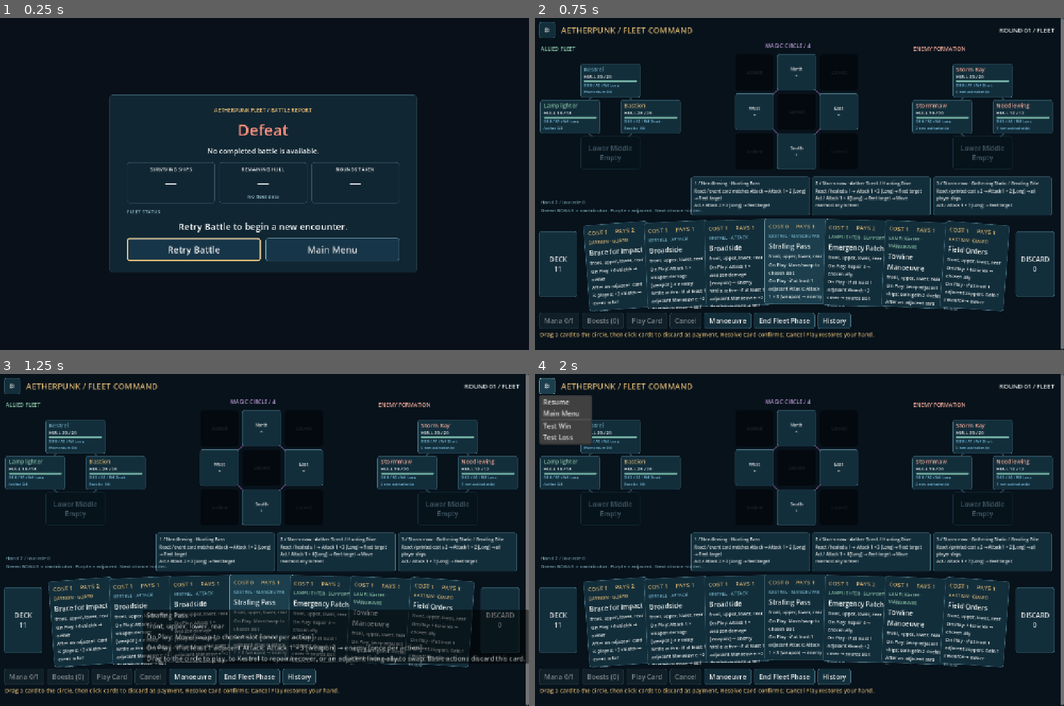
Above: before the commit, frames 1-4 (two rows, left to right).
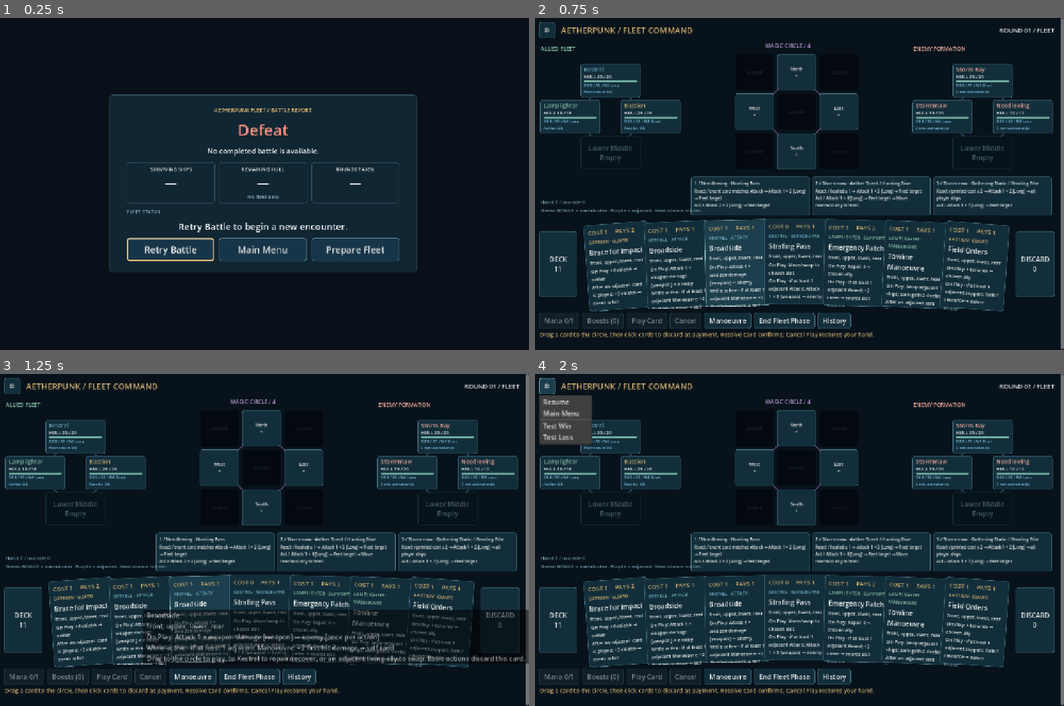
Above: after the commit, the same moments.

Repository: jkeywo/aetherpunk-fleet
Game: Godot game, scene res://scenes/defeat.tscn
Same seed, same stepped clock (60 frames per second), same inputs: the game is played once before the commit and once after it. This scene is started directly instead of the project's main scene.
Inputs:
- Up to frame 1 (0.25 s): no input
- Up to frame 2 (0.75 s): click "Retry Battle" at 0.5 s
- Up to frame 3 (1.25 s): no input
- Up to frame 4 (2 s): click "⚙" at 1.25 s

The runs differ from the first frame. In frame 1, 0.7% of the frame differs, in the area x 27-73%, y 66-74%; in frame 2, 0.1%; in frame 3, 0.9%, in the area x 27-80%, y 60-87%; in frame 4, nothing differs.

Commit message:
Add fleet preparation before battle with captain and upgrade selection

Diff:
--- /dev/null
+++ b/scenes/fleet_preparation.tscn
@@ -0,0 +1,12 @@
+[gd_scene load_steps=2 format=3]
+
+[ext_resource type="Script" path="res://scripts/fleet_preparation.gd" id="1"]
+
+[node name="FleetPreparation" type="Control"]
+layout_mode = 3
+anchors_preset = 15
+anchor_right = 1.0
+anchor_bottom = 1.0
+grow_horizontal = 2
+grow_vertical = 2
+script = ExtResource("1")
--- a/scenes/main_menu.tscn
+++ b/scenes/main_menu.tscn
@@ -22,7 +22,7 @@
 grow_horizontal = 2
 grow_vertical = 2
 script = ExtResource("1")
-primary_scene = "res://scenes/game.tscn"
+primary_scene = "res://scenes/fleet_preparation.tscn"
 secondary_scene = ""
 
 [node name="Background" type="ColorRect" parent="."]
--- a/scripts/battle.gd
+++ b/scripts/battle.gd
@@ -52,7 +52,7 @@
 
 func _ready() -> void:
 	get_tree().auto_accept_quit = true
-	state = State.new(-1, ContentStore.snapshot())
+	state = State.new(-1, BattleSession.battle_content(ContentStore.snapshot()))
 	BattleSession.clear_result()
 	theme = _make_theme()
 	_build_ui()
--- a/scripts/battle_session.gd
+++ b/scripts/battle_session.gd
@@ -1,8 +1,13 @@
 extends Node
-## In-memory handoff between a completed battle and its result screen.
-
+## Session preparation and detached result handoff; authored content remains in ContentStore.
 var last_result: Dictionary = {}
 var editor_playtest: bool = false
+var preparation_draft: Dictionary = {}
+var prepared_content: Dictionary = {}
+
+
+func battle_content(saved: Dictionary) -> Dictionary:
+	return saved.duplicate(true) if editor_playtest or prepared_content.is_empty() else prepared_content.duplicate(true)
 
 
 func record_result(summary: Dictionary) -> void:
--- a/scripts/content_catalog.gd
+++ b/scripts/content_catalog.gd
@@ -380,6 +380,23 @@
 			else: deck.remove_at(position)
 
 
+static func repair_fleet_branch(slot: Dictionary, ship: Dictionary) -> void:
+	if slot.level < 2:
+		slot.level_2 = ""
+		slot.level_3 = ""
+		return
+	if index_by_id(ship.levels.two, slot.get("level_2", "")) < 0: slot.level_2 = ship.levels.two[0].id
+	if slot.level < 3:
+		slot.level_3 = ""
+		return
+	var blocked: String = ship.levels.two[index_by_id(ship.levels.two, slot.level_2)].blocks
+	if index_by_id(ship.levels.three, slot.get("level_3", "")) < 0 or slot.level_3 == blocked:
+		for package in ship.levels.three:
+			if package.id != blocked:
+				slot.level_3 = package.id
+				break
+
+
 static func compile(source: Dictionary) -> Dictionary:
 	var doc := migrate(source)
 	var result := {"ships": [], "cards": {}, "enemies": [], "deck_keys": [], "positions": [], "setup": doc.setup.duplicate(true), "basic_actions": basic_rules(doc), "fixed_hand": doc.setup.fixed_hand, "opening_hand": doc.setup.opening_hand.duplicate()}
--- a/scripts/content_editor.gd
+++ b/scripts/content_editor.gd
@@ -551,15 +551,7 @@
 
 func _repair_branch(slot: Dictionary) -> void:
 	var index := Catalog.index_by_id(draft.ships, slot.ship)
-	if index < 0: return
-	var ship: Dictionary = draft.ships[index]
-	if slot.level < 2: slot.level_2 = ""; slot.level_3 = ""; return
-	if Catalog.index_by_id(ship.levels.two, slot.level_2) < 0: slot.level_2 = ship.levels.two[0].id
-	if slot.level < 3: slot.level_3 = ""; return
-	var blocked: String = ship.levels.two[Catalog.index_by_id(ship.levels.two, slot.level_2)].blocks
-	if Catalog.index_by_id(ship.levels.three, slot.level_3) < 0 or slot.level_3 == blocked:
-		for package in ship.levels.three:
-			if package.id != blocked: slot.level_3 = package.id; break
+	if index >= 0: Catalog.repair_fleet_branch(slot, draft.ships[index])
 
 
 func _live_preview() -> void:
--- /dev/null
+++ b/scripts/fleet_preparation.gd
@@ -0,0 +1,290 @@
+extends Control
+## Encounter preparation owns a session draft, never the authored content document.
+const Catalog = preload("res://scripts/content_catalog.gd")
+const Rules = preload("res://scripts/rules/rule_registry.gd")
+const State = preload("res://scripts/battle_state.gd")
+const Geometry = preload("res://scripts/battle_geometry.gd")
+const Formation = preload("res://scripts/formation_view.gd")
+const Ui = preload("res://scripts/ui_theme.gd")
+var source: Dictionary = {}
+var draft: Dictionary = {}
+var fingerprint := ""
+var prefer_fixed := true
+var fixed_available := false
+var controls: Dictionary = {}
+var details: Array = []
+var columns: HBoxContainer
+var content_scroll: ScrollContainer
+var status: Label
+var opening: CheckBox
+var opening_note: Label
+var launch_button: Button
+var formation: Control
+var encounter: Label
+
+
+func _ready() -> void:
+	get_tree().auto_accept_quit = true
+	BattleSession.editor_playtest = false
+	source = ContentStore.snapshot()
+	fingerprint = JSON.stringify(Catalog.normalized(source)).sha256_text()
+	draft = source.duplicate(true)
+	prefer_fixed = source.get("setup", {}).get("fixed_hand", false)
+	var remembered: Dictionary = BattleSession.preparation_draft
+	if remembered.get("fingerprint", "") == fingerprint and draft.has("setup"):
+		draft.setup.fleet = remembered.fleet.duplicate(true)
+		prefer_fixed = remembered.prefer_fixed
+	theme = Ui.make()
+	_build()
+	_render()
+
+
+func _label(parent: Node, text: String, font: int = 15) -> Label:
+	var label := Label.new()
+	label.text = text
+	label.add_theme_font_size_override("font_size", font)
+	label.autowrap_mode = TextServer.AUTOWRAP_WORD_SMART
+	label.size_flags_horizontal = Control.SIZE_EXPAND_FILL
+	parent.add_child(label)
+	return label
+
+
+func _button(parent: Node, text: String, callback: Callable) -> Button:
+	var button := Button.new()
+	button.text = text
+	parent.add_child(button)
+	button.pressed.connect(callback)
+	return button
+
+
+func _build() -> void:
+	var background := ColorRect.new()
+	background.color = Color("#07121b")
+	background.set_anchors_and_offsets_preset(Control.PRESET_FULL_RECT)
+	add_child(background)
+	var margin := MarginContainer.new()
+	margin.set_anchors_and_offsets_preset(Control.PRESET_FULL_RECT)
+	for side in ["left", "right", "top", "bottom"]: margin.add_theme_constant_override("margin_" + side, 20)
+	add_child(margin)
+	var outer := VBoxContainer.new()
+	outer.add_theme_constant_override("separation", 12)
+	margin.add_child(outer)
+	var header := HBoxContainer.new()
+	outer.add_child(header)
+	_label(header, "FLEET PREPARATION", 27).modulate = Color("#e8bd77")
+	_button(header, "Reset to Saved Fleet", _reset)
+	_button(header, "Main Menu", _back)
+	_label(outer, "Choose three ships, assign their captains, and select upgrades. Changing an occupied ship, captain, or position swaps the two assignments.", 14).modulate = Color("#91b9c6")
+	content_scroll = ScrollContainer.new()
+	content_scroll.size_flags_vertical = Control.SIZE_EXPAND_FILL
+	outer.add_child(content_scroll)
+	var body := VBoxContainer.new()
+	body.size_flags_horizontal = Control.SIZE_EXPAND_FILL
+	body.add_theme_constant_override("separation", 16)
+	content_scroll.add_child(body)
+	columns = HBoxContainer.new()
+	columns.add_theme_constant_override("separation", 12)
+	body.add_child(columns)
+	var overview := HBoxContainer.new()
+	_body_panel(body, overview)
+	formation = Formation.new()
+	formation.custom_minimum_size = Vector2(360, 255)
+	overview.add_child(formation)
+	var briefing := VBoxContainer.new()
+	briefing.size_flags_horizontal = Control.SIZE_EXPAND_FILL
+	overview.add_child(briefing)
+	_label(briefing, "FORMATION & ENCOUNTER", 18).modulate = Color("#e8bd77")
+	encounter = _label(briefing, "", 15)
+	opening = CheckBox.new()
+	opening.text = "Use saved opening when compatible"
+	briefing.add_child(opening)
+	opening.toggled.connect(func(value): prefer_fixed = value; _update())
+	opening_note = _label(briefing, "", 14)
+	_label(briefing, "Selections are kept for this session. Content definitions and the editor's saved setup are unchanged.", 13).modulate = Color("#91b9c6")
+	var footer := HBoxContainer.new()
+	footer.add_theme_constant_override("separation", 16)
+	outer.add_child(footer)
+	status = _label(footer, "", 15)
+	status.custom_minimum_size.y = 48
+	launch_button = _button(footer, "Launch Battle", _launch)
+	launch_button.custom_minimum_size = Vector2(200, 48)
+
+
+func _body_panel(parent: Node, body: Control) -> void:
+	var panel := PanelContainer.new()
+	panel.size_flags_horizontal = Control.SIZE_EXPAND_FILL
+	parent.add_child(panel)
+	panel.add_child(body)
+
+
+func _menu(parent: Node, label_text: String, options: Array, current: Variant, callback: Callable, key: String, enabled: bool = true) -> OptionButton:
+	_label(parent, label_text, 12).modulate = Color("#91b9c6")
+	var menu := OptionButton.new()
+	menu.size_flags_horizontal = Control.SIZE_EXPAND_FILL
+	menu.fit_to_longest_item = false
+	parent.add_child(menu)
+	for item in options:
+		menu.add_item(item.label)
+		menu.set_item_metadata(menu.item_count - 1, item.value)
+		menu.get_popup().set_item_tooltip(menu.item_count - 1, item.get("tooltip", ""))
+		if typeof(item.value) == typeof(current) and item.value == current: menu.select(menu.item_count - 1)
+	menu.disabled = not enabled
+	menu.item_selected.connect(func(index): callback.call(menu.get_item_metadata(index)))
+	controls[key] = menu
+	return menu
+
+
+func _render() -> void:
+	for child in columns.get_children():
+		columns.remove_child(child)
+		child.queue_free()
+	controls.clear()
+	details.clear()
+	if not draft.get("setup", {}).get("fleet") is Array:
+		status.text = "Saved fleet content is unavailable. " + ContentStore.last_error
+		launch_button.disabled = true
+		return
+	for i in draft.setup.fleet.size():
+		var slot: Dictionary = draft.setup.fleet[i]
+		var column := VBoxContainer.new()
+		column.custom_minimum_size.x = 285
+		column.add_theme_constant_override("separation", 6)
+		_body_panel(columns, column)
+		_label(column, "SHIP %d" % (i + 1), 12).modulate = Color("#e8bd77")
+		var ship: Dictionary = draft.ships[Catalog.index_by_id(draft.ships, slot.ship)]
+		var ship_options: Array = []
+		for entry in draft.ships: ship_options.append({"label": entry.name, "value": entry.id})
+		_menu(column, "Airship", ship_options, slot.ship, _change.bind(i, "ship"), "ship_" + str(i))
+		var captain_options: Array = []
+		for entry in draft.captains: captain_options.append({"label": entry.name + " · Tier " + str(entry.tier), "value": entry.id, "tooltip": Rules.rule_text(entry.passive)})
+		_menu(column, "Captain", captain_options, slot.captain, _change.bind(i, "captain"), "captain_" + str(i))
+		var points: Array = []
+		for point in 4: points.append({"label": Geometry.POSITION_NAMES[point], "value": Geometry.POSITIONS[point]})
+		_menu(column, "Starting position", points, slot.position, _change.bind(i, "position"), "position_" + str(i))
+		_menu(column, "Level", [{"label": "1 · Starter + captain pairs", "value": 1}, {"label": "2 · Add one upgrade pair", "value": 2}, {"label": "3 · Add both upgrade pairs", "value": 3}], slot.level, _change.bind(i, "level"), "level_" + str(i))
+		var level_two: Array = []
+		for package in ship.levels.two: level_two.append({"label": package.name, "value": package.id, "tooltip": _package_text(package)})
+		_menu(column, "Level 2 branch", level_two, slot.level_2, _change.bind(i, "level_2"), "level_2_" + str(i), slot.level >= 2)
+		var blocked := ""
+		var branch := Catalog.index_by_id(ship.levels.two, slot.level_2)
+		if branch >= 0: blocked = ship.levels.two[branch].blocks
+		var level_three: Array = []
+		var blocked_name := ""
+		for package in ship.levels.three:
+			if package.id == blocked: blocked_name = package.name
+			else: level_three.append({"label": package.name, "value": package.id, "tooltip": _package_text(package)})
+		_menu(column, "Level 3 branch", level_three, slot.level_3, _change.bind(i, "level_3"), "level_3_" + str(i), slot.level >= 3)
+		_label(column, ("Blocked by level 2: " + blocked_name) if blocked_name != "" else "Choose level 2 to determine the available paths.", 12).modulate = Color("#e8bd77")
+		var summary := _label(column, "", 14)
+		summary.custom_minimum_size.y = 90
+		details.append(summary)
+		var rewards := _label(column, "", 12)
+		rewards.modulate = Color("#91c8ad")
+		details.append(rewards)
+	opening.set_pressed_no_signal(prefer_fixed)
+	opening.disabled = not source.setup.fixed_hand
+	_update()
+
+
+func _change(value: Variant, index: int, key: String) -> void:
+	var slot: Dictionary = draft.setup.fleet[index]
+	if key in ["ship", "captain", "position"]:
+		for i in draft.setup.fleet.size():
+			if i != index and draft.setup.fleet[i][key] == value:
+				draft.setup.fleet[i][key] = slot[key]
+				if key == "ship": _repair_branch(draft.setup.fleet[i])
+	slot[key] = value
+	_repair_branch(slot)
+	_render()
+	controls[key + "_" + str(index)].grab_focus()
+
+
+func _package_text(package: Dictionary) -> String:
+	var index := Catalog.index_by_id(draft.cards, package.card)
+	return "2 × " + draft.cards[index].name + "\n" + Rules.rule_text(package.rule) + "\n" + Rules.rule_text(package.passive)
+
+
+func _repair_branch(slot: Dictionary) -> void:
+	Catalog.repair_fleet_branch(slot, draft.ships[Catalog.index_by_id(draft.ships, slot.ship)])
+
+
+func _candidate() -> Dictionary:
+	var result := draft.duplicate(true)
+	result.setup.fixed_hand = false
+	fixed_available = false
+	if Catalog.validate(result).is_empty() and source.setup.fixed_hand:
+		var pool: Array = Catalog.compile(result).deck_keys.duplicate()
+		fixed_available = source.setup.opening_hand.size() == 7
+		for id in source.setup.opening_hand:
+			if not pool.has(id): fixed_available = false; break
+			pool.erase(id)
+	result.setup.fixed_hand = prefer_fixed and fixed_available
+	return result
+
+
+func _update() -> void:
+	var candidate := _candidate()
+	var errors := Catalog.validate(candidate)
+	launch_button.disabled = not errors.is_empty()
+	if not errors.is_empty():
+		status.text = "Cannot launch: " + str(errors[0])
+		status.modulate = Color("#ff927f")
+		return
+	var compiled := Catalog.compile(candidate)
+	var sim = State.new(0, candidate)
+	var board: Dictionary = sim.board_snapshot()
+	var total_hull := 0
+	for i in compiled.ships.size():
+		var ship: Dictionary = compiled.ships[i]
+		var unit_data: Dictionary = board.ships[i]
+		total_hull += unit_data.max_hull
+		var lines: Array = ["%s · HULL %d · ARMOUR %d" % [ship.role, unit_data.max_hull, unit_data.armour], "Weapon %d · %s   /   %s %d" % [unit_data.weapon.damage, unit_data.weapon.range, ship.resource.name, unit_data.resource_capacity]]
+		var count := 0
+		for pair in ship.loadout:
+			count += int(pair.count)
+			lines.append("%d × %s" % [pair.count, compiled.cards[pair.card].name])
+		details[i * 2].text = "\n".join(lines)
+		details[i * 2].tooltip_text = "%d physical cards\n" % count + Rules.rule_text(ship.captain.passive)
+		var rewards: Array = ["Captain: " + Rules.rule_text(ship.captain.passive)]
+		var slot: Dictionary = candidate.setup.fleet[i]
+		for tier in ["two", "three"]:
+			if slot.level < (2 if tier == "two" else 3): continue
+			var package: Dictionary = ship.levels[tier][Catalog.index_by_id(ship.levels[tier], slot["level_2" if tier == "two" else "level_3"])]
+			rewards.append(package.name + ": " + Rules.rule_text(package.passive))
+			rewards.append(Rules.rule_text(package.rule))
+		details[i * 2 + 1].text = "\n".join(rewards)
+		if ship.has("legacy_loadout"): details[i * 2 + 1].text += "\nImported card loadout retained."
+	formation.configure(board, false)
+	var enemies: Array = []
+	for enemy in compiled.enemies: enemies.append(enemy.name + " · " + Geometry.POSITION_NAMES[enemy.position])
+	encounter.text = "Enemy fleet\n" + "\n".join(enemies)
+	opening_note.text = "Saved fixed opening: " + ", ".join(source.setup.opening_hand.map(func(id): return compiled.cards[id].name)) if candidate.setup.fixed_hand else ("Shuffled seven-card opening. The saved opening contains cards unavailable to this fleet." if prefer_fixed and source.setup.fixed_hand else "Shuffled seven-card opening.")
+	status.text = "%d ships · %d cards · %d total hull\n%s" % [compiled.ships.size(), compiled.deck_keys.size(), total_hull, "Saved opening" if candidate.setup.fixed_hand else "Shuffled opening"]
+	status.modulate = Color("#91c8ad")
+
+
+func _remember() -> void:
+	BattleSession.preparation_draft = {"fingerprint": fingerprint, "fleet": draft.setup.fleet.duplicate(true), "prefer_fixed": prefer_fixed}
+
+
+func _reset() -> void:
+	draft = source.duplicate(true)
+	prefer_fixed = source.setup.fixed_hand
+	_render()
+
+
+func _back() -> void:
+	if draft.has("setup"): _remember()
+	get_tree().change_scene_to_file("res://scenes/main_menu.tscn")
+
+
+func _launch() -> void:
+	var candidate := _candidate()
+	var errors := Catalog.validate(candidate)
+	if not errors.is_empty():
+		status.text = "Cannot launch: " + str(errors[0])
+		return
+	_remember()
+	BattleSession.prepared_content = candidate.duplicate(true)
+	BattleSession.editor_playtest = false
+	get_tree().change_scene_to_file("res://scenes/game.tscn")
--- a/scripts/main_menu.gd
+++ b/scripts/main_menu.gd
@@ -10,6 +10,6 @@
 
 
 func _navigate(destination: String) -> void:
-	if destination == "res://scenes/game.tscn":
+	if destination in ["res://scenes/game.tscn", "res://scenes/fleet_preparation.tscn"]:
 		BattleSession.editor_playtest = false
 	super._navigate(destination)
--- a/scripts/result_screen.gd
+++ b/scripts/result_screen.gd
@@ -16,6 +16,13 @@
 		return_button.size_flags_horizontal = Control.SIZE_EXPAND_FILL
 		primary_button.get_parent().add_child(return_button)
 		return_button.pressed.connect(_navigate.bind("res://scenes/editor.tscn"))
+	if not BattleSession.editor_playtest:
+		var prepare := Button.new()
+		prepare.name = "PrepareFleet"
+		prepare.text = "Prepare Fleet"
+		prepare.size_flags_horizontal = Control.SIZE_EXPAND_FILL
+		primary_button.get_parent().add_child(prepare)
+		prepare.pressed.connect(_navigate.bind("res://scenes/fleet_preparation.tscn"))
 	summary = BattleSession.last_result.duplicate(true)
 	if summary.is_empty() or summary.get("outcome", "") != outcome:
 		summary.clear()
--- /dev/null
+++ b/tests/fleet_preparation.gd
@@ -0,0 +1,97 @@
+extends "res://tests/support/v3_test.gd"
+func select_value(prep, key: String, value: Variant) -> void:
+	var menu: OptionButton = prep.controls[key]
+	for index in menu.item_count:
+		if typeof(menu.get_item_metadata(index)) == typeof(value) and menu.get_item_metadata(index) == value:
+			menu.select(index)
+			menu.item_selected.emit(index)
+			await flush()
+			return
+	expect(false,"Missing preparation option " + key + ": " + str(value))
+
+func _run() -> void:
+	root.size = Vector2i(1280,800)
+	var store_node = root.get_node("ContentStore")
+	var session = root.get_node("BattleSession")
+	store_node.saved = fixture.duplicate(true)
+	var saved := JSON.stringify(store_node.saved)
+	var project_hash := FileAccess.get_sha256("res://data/content.json")
+	change_scene_to_file("res://scenes/main_menu.tscn")
+	await scene_changed
+	current_scene.get_node("%PrimaryButton").pressed.emit()
+	await scene_changed
+	var prep = current_scene
+	await flush()
+	expect(prep.name == "FleetPreparation" and prep.controls.size() == 18,"Start Game did not open preparation controls.")
+	expect(prep.fixed_available and prep._candidate().setup.fixed_hand and not prep.launch_button.disabled,"Saved opening not preserved.")
+	expect("18 cards" in prep.status.text and "ARMOUR 3" in prep.details[0].text,"Fleet/card/effective-stat preview incorrect.")
+	await select_value(prep,"ship_0","kestrel")
+	expect(prep.draft.setup.fleet[0].ship == "kestrel" and prep.draft.setup.fleet[1].ship == "bastion","Choosing an occupied ship did not swap unique assignments.")
+	await select_value(prep,"captain_0","rook")
+	expect(prep.draft.setup.fleet[0].captain == "rook" and prep.draft.setup.fleet[1].captain == "iona","Captain reassignment duplicated a captain.")
+	await select_value(prep,"level_0",3)
+	var level_three: OptionButton = prep.controls.level_3_0
+	var options: Array = []
+	for index in level_three.item_count: options.append(level_three.get_item_metadata(index))
+	expect(not options.has("artillery") and options.size() == 2,"Blocked level-3 option was selectable.")
+	expect(not level_three.get_popup().get_item_tooltip(0).is_empty(),"Upgrade option lacks reward tooltip.")
+	await select_value(prep,"level_3_0","conductor")
+	await select_value(prep,"level_2_0","assault")
+	expect(prep.draft.setup.fleet[0].level_3 == "conductor","Shared legal level-3 choice did not survive branch change.")
+	await select_value(prep,"level_3_0","artillery")
+	await select_value(prep,"level_2_0","defence")
+	expect(prep.draft.setup.fleet[0].level_3 != "artillery","Branch switch left an illegal level-3 choice.")
+	await select_value(prep,"level_0",1)
+	expect(prep.draft.setup.fleet[0].level_2 == "" and prep.draft.setup.fleet[0].level_3 == "" and prep.controls.level_2_0.disabled and prep.controls.level_3_0.disabled,"Lowering level kept active upgrade branches.")
+	expect(not prep._candidate().setup.fixed_hand and "unavailable" in prep.opening_note.text,"Incompatible saved opening did not fall back to shuffled.")
+	await select_value(prep,"position_0","rear")
+	expect(prep.draft.setup.fleet[2].position == "front","Occupied position was duplicated.")
+	var chosen: Array = prep.draft.setup.fleet.duplicate(true)
+	expect(JSON.stringify(store_node.saved) == saved and FileAccess.get_sha256("res://data/content.json") == project_hash,"Preparation changed authored content.")
+	prep._back()
+	await scene_changed
+	current_scene.get_node("%PrimaryButton").pressed.emit()
+	await scene_changed
+	prep = current_scene
+	expect(prep.draft.setup.fleet == chosen,"Returning from main menu lost session preparation.")
+	prep.launch_button.pressed.emit()
+	await scene_changed
+	var battle = current_scene
+	battle.feedback.duration_scale = 0.01
+	expect(battle.state.document.setup.fleet == chosen and battle.state.card_keys.size() == 16,"Launch ignored prepared levels/loadout.")
+	expect(battle.state.definitions.cards.command_barrage.owner == 0 and battle.state.formation == [2,1,-1,0],"Prepared captain owner/order was not applied.")
+	var returned: Dictionary = session.battle_content(store_node.saved)
+	returned.setup.fleet[0].level = 3
+	expect(session.prepared_content.setup.fleet[0].level == 1,"Battle content snapshot leaked mutable references.")
+	battle.state.ships[0].hull = 1
+	battle.get_node("%WinButton").pressed.emit()
+	await scene_changed
+	expect(current_scene.find_child("PrepareFleet",true,false) != null,"Result has no route back to preparation.")
+	current_scene.get_node("%PrimaryButton").pressed.emit()
+	await scene_changed
+	battle = current_scene
+	expect(battle.state.document.setup.fleet == chosen and battle.state.ships[0].hull == 20 and battle.state.round_number == 1,"Retry did not reset the same prepared fleet.")
+	battle.get_node("%WinButton").pressed.emit()
+	await scene_changed
+	current_scene.find_child("PrepareFleet",true,false).pressed.emit()
+	await scene_changed
+	prep = current_scene
+	expect(prep.draft.setup.fleet == chosen,"Result preparation route lost selection.")
+	prep._reset()
+	expect(prep.draft.setup.fleet == fixture.setup.fleet and prep._candidate().setup.fixed_hand,"Reset did not restore saved fleet/opening.")
+	# Editor playtests continue to use authored setup, even after a prepared battle.
+	store_node.path = "user://fleet_preparation_editor_test.json"
+	change_scene_to_file("res://scenes/editor.tscn")
+	await scene_changed
+	current_scene._test_battle()
+	await scene_changed
+	expect(current_scene.state.document.setup.fleet == fixture.setup.fleet and session.editor_playtest,"Prepared fleet leaked into editor playtest.")
+	DirAccess.remove_absolute(ProjectSettings.globalize_path(store_node.path))
+	# Saved content changes invalidate stale cached choices rather than dangling references.
+	store_node.saved.ships[0].hull = 29
+	change_scene_to_file("res://scenes/fleet_preparation.tscn")
+	await scene_changed
+	prep = current_scene
+	expect(prep.draft.setup.fleet == fixture.setup.fleet and "HULL 29" in prep.details[0].text,"Changed saved content reused stale preparation definitions.")
+	expect(FileAccess.get_sha256("res://data/content.json") == project_hash,"Preparation integration wrote repository content.")
+	done("Fleet preparation flow")
--- a/tests/smoke_flow.gd
+++ b/tests/smoke_flow.gd
@@ -5,6 +5,9 @@
 	change_scene_to_file("res://scenes/main_menu.tscn")
 	await scene_changed
 	current_scene.get_node("%PrimaryButton").pressed.emit()
+	await scene_changed
+	expect(current_scene.name == "FleetPreparation", "Main menu bypassed fleet preparation.")
+	current_scene.launch_button.pressed.emit()
 	await scene_changed
 	var b = current_scene
 	b.feedback.duration_scale = 0.01
Not shown, added: scripts/fleet_preparation.gd.uid
Not shown, added: tests/fleet_preparation.gd.uid
